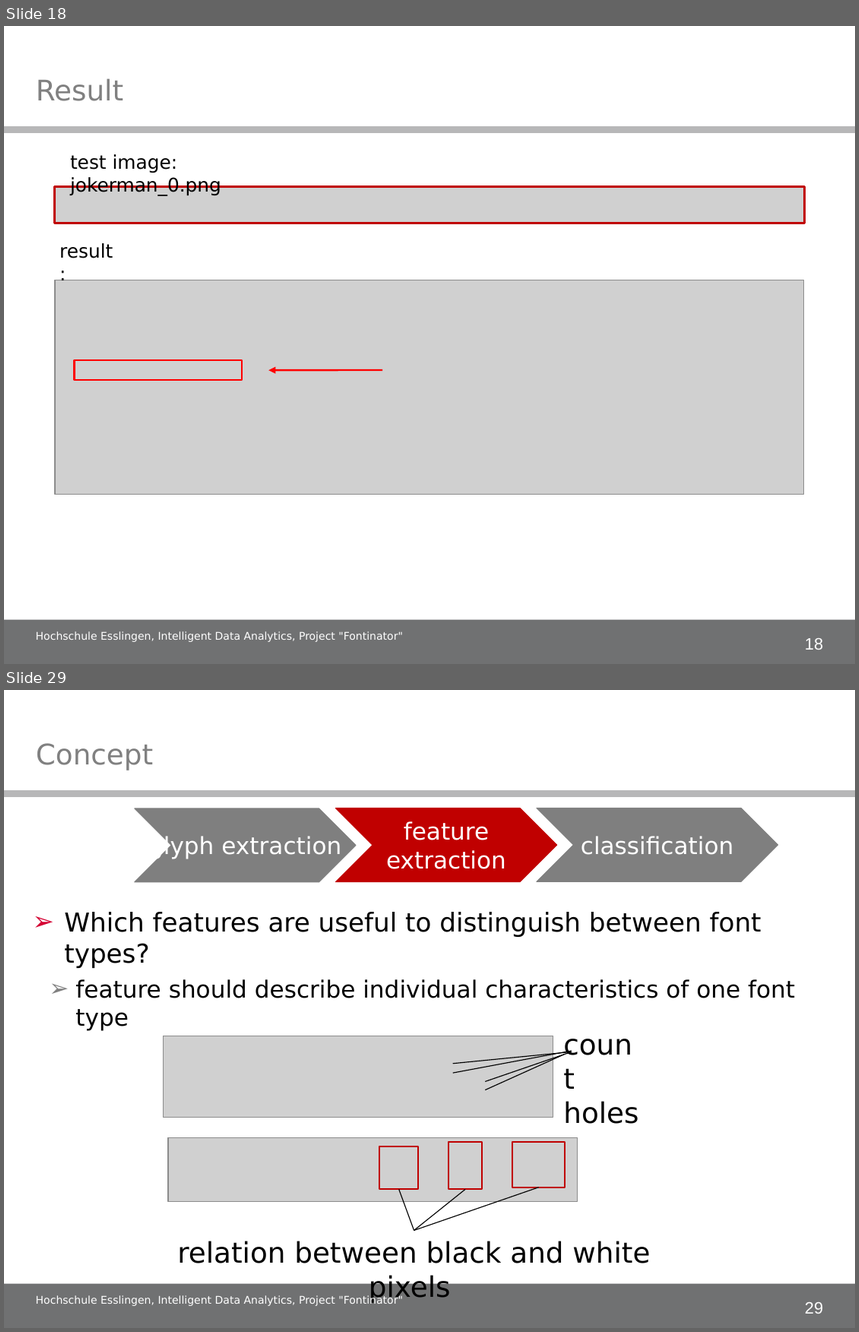
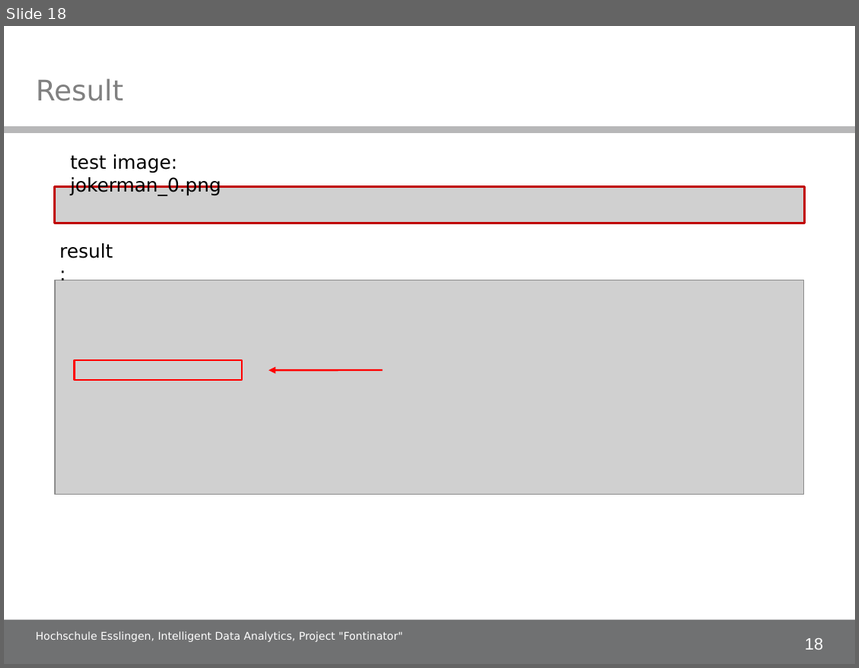
Before and after one commit to alex-ta/Fontinator, a slide deck: Documents/IDA_project_presentation.ppt. Shown one above the other, each under a label of ours: slides 18 and 29 before the commit, slide 18 after it; the slides between them are not shown. The pictures are 859x1332 and 859x668 pixels, drawn with LibreOffice and Linux fonts; fonts in the diff are those of the drawing; grey boxes stand for pictures; background and template pictures are left out. Boxes give left, top, right and bottom in pixels: in the first picture for what was removed or moved away, otherwise in the second. Text is boxed around its words. In the diff, an @@ line names an element or a change of style, - is before the commit and + after.

```diff
--- a/Documents/IDA_project_presentation.ppt
+++ b/Documents/IDA_project_presentation.ppt
@@ slide 29 removed at [4,690,855,1328], background #FFFFFF; not listed: 3 template elements that a slide beside it also shows @@
@@ title removed at [36,743,153,770] @@
-Concept
@@ freeform shape removed at [134,809,356,882] @@
-glyph extraction
@@ freeform shape removed at [336,809,557,882] @@
-feature extraction
@@ freeform shape removed at [537,809,778,882] @@
-classification
@@ text removed at [64,912,795,1031] @@
-➢ Which features are useful to distinguish between font types?
-  ➢ feature should describe individual characteristics of one font type
@@ picture removed at [163,1036,553,1117] @@
@@ line removed from (452, 1064) to (572, 1052) @@
@@ line removed from (452, 1073) to (572, 1051) @@
@@ line removed from (485, 1090) to (565, 1054) @@
@@ line removed from (485, 1081) to (572, 1052) @@
@@ text removed at [563,1101,639,1124] @@
-count
-holes
@@ picture removed at [168,1138,578,1201] @@
@@ rectangle removed at [449,1142,481,1189] @@
@@ rectangle removed at [512,1142,565,1188] @@
@@ rectangle removed at [379,1146,417,1189] @@
@@ line removed from (399, 1189) to (414, 1230) @@
@@ line removed from (465, 1189) to (414, 1230) @@
@@ line removed from (538, 1188) to (414, 1230) @@
@@ text removed at [177,1241,650,1303] @@
-relation between black and white pixels
@@ text removed at [36,1295,403,1306] @@
-Hochschule Esslingen, Intelligent Data Analytics, Project "Fontinator"
```
Also in this commit, not shown: 19 slides changed, 14 other slides removed.
